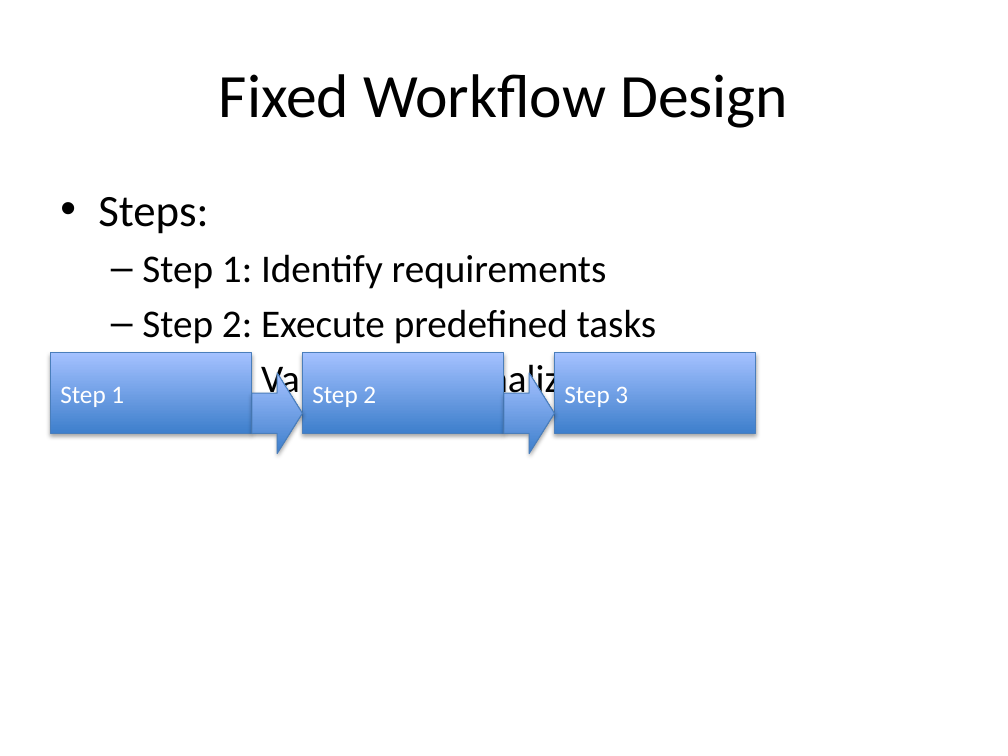
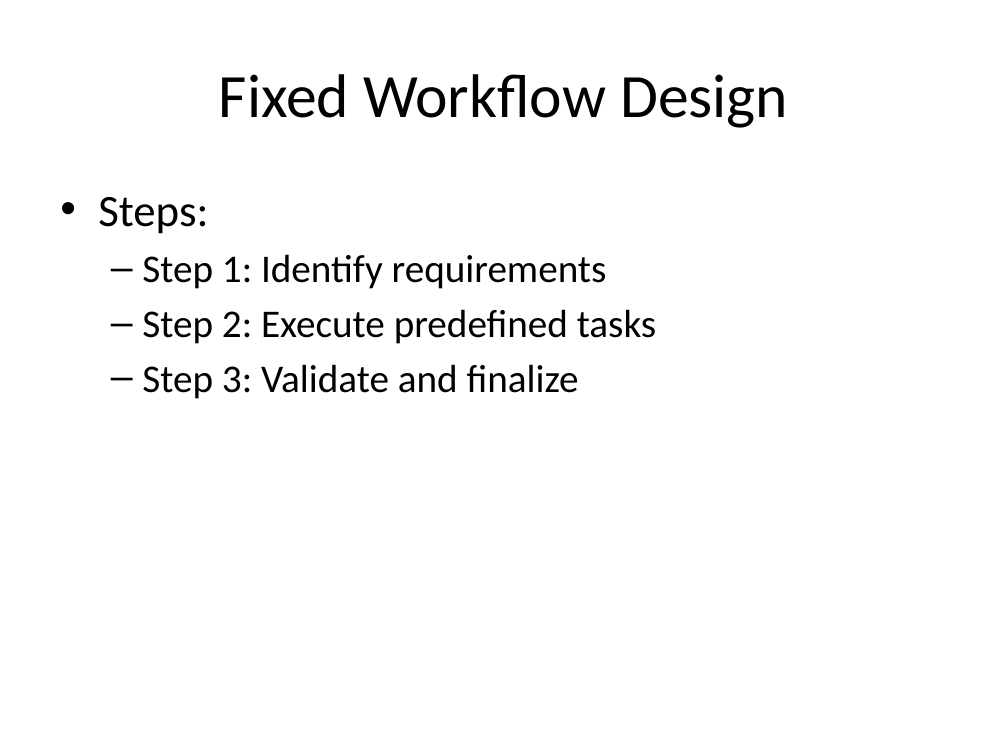
Before and after one commit to Akash-Kumar-S5/Innovation-sprint-2025, a slide deck: slide 2 of Week-3/task-1.pptx. Drawn at 1008x756 pixels with LibreOffice and Linux fonts; fonts in the diff are those of the drawing. Boxes give left, top, right and bottom in pixels: in the first picture for what was removed or moved away, otherwise in the second. Text is boxed around its words. In the diff, an @@ line names an element or a change of style, - is before the commit and + after.

```diff
--- a/Week-3/task-1.pptx
+++ b/Week-3/task-1.pptx
@@ rectangle removed at bbox=[50, 353, 252, 433] @@
-Step 1
@@ rectangle removed at bbox=[302, 353, 504, 433] @@
-Step 2
@@ rectangle removed at bbox=[554, 353, 756, 433] @@
-Step 3
@@ right arrow removed at bbox=[252, 373, 302, 454] @@
@@ right arrow removed at bbox=[504, 373, 554, 454] @@
```
Also in this commit, not shown: 1 other slide changed, 1 other file.
